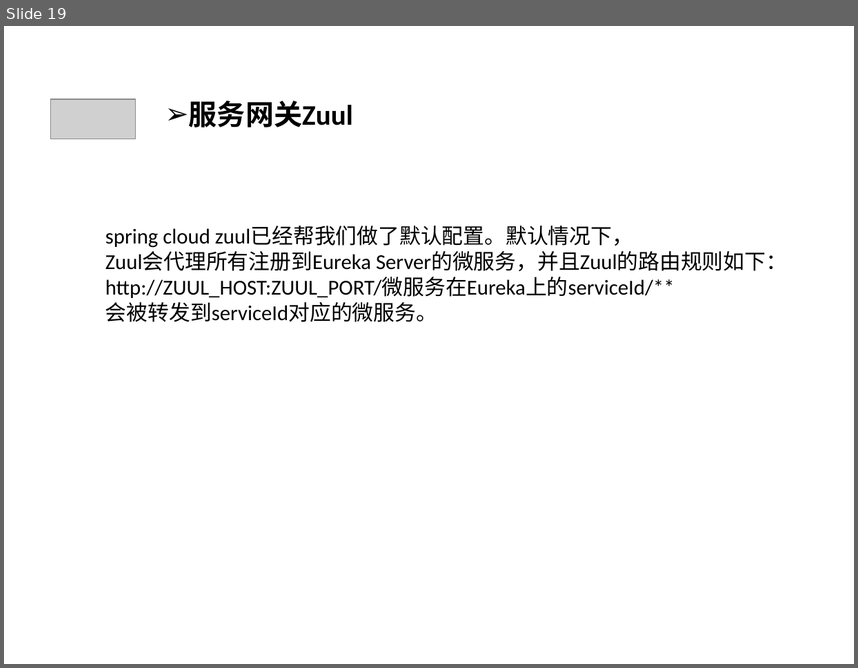
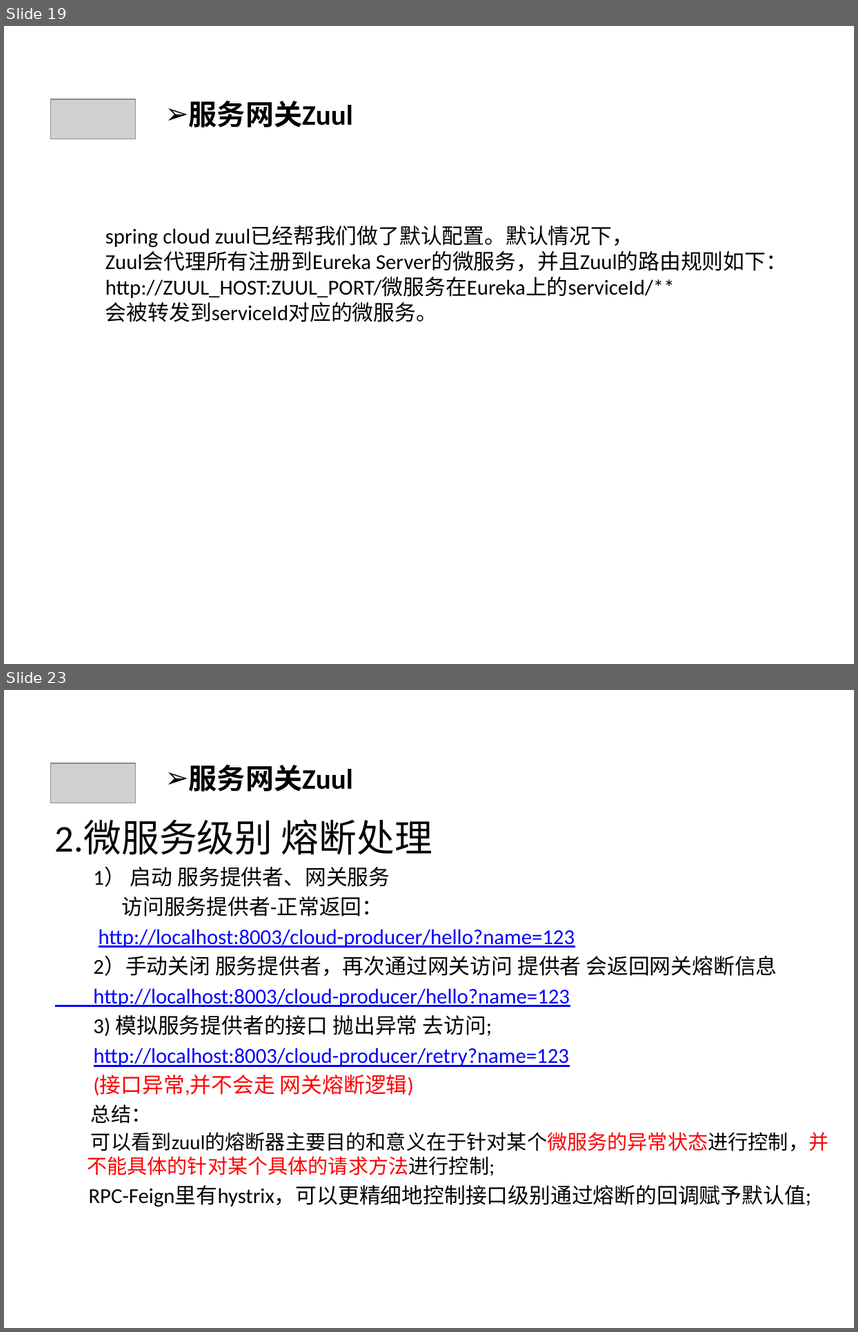
Before and after one commit to qbkken/spring_cloud, a slide deck: spring_cloud.ppt. Shown one above the other, each under a label of ours: slide 19 before the commit, slides 19 and 23 after it; the slides between them are not shown. The pictures are 858x668 and 858x1332 pixels, drawn with LibreOffice and Linux fonts; fonts in the diff are those of the drawing; grey boxes stand for pictures. Boxes give left, top, right and bottom in pixels: in the first picture for what was removed or moved away, otherwise in the second. Text is boxed around its words. In the diff, an @@ line names an element or a change of style, - is before the commit and + after.

```diff
--- a/spring_cloud.ppt
+++ b/spring_cloud.ppt
@@ slide 23 added at <box>4,690,854,1328</box>, background #CCE8CF @@
@@ picture added at <box>51,763,136,803</box> @@
@@ text added at <box>189,765,353,791</box>, 24 pt, text #000000, bold @@
+➢ 服务网关Zuul
@@ text added at <box>55,819,829,1207</box>, 18 pt, text #000000 @@
+2.微服务级别 熔断处理
+1） 启动 服务提供者、网关服务
+访问服务提供者-正常返回：
+http://localhost:8003/cloud-producer/hello?name=123
+2）手动关闭 服务提供者，再次通过网关访问 提供者 会返回网关熔断信息
+http://localhost:8003/cloud-producer/hello?name=123
+3) 模拟服务提供者的接口 抛出异常 去访问;
+http://localhost:8003/cloud-producer/retry?name=123
+(接口异常,并不会走 网关熔断逻辑)
+总结：
+可以看到zuul的熔断器主要目的和意义在于针对某个微服务的异常状态进行控制，并不能具体的针对某个具体的请求方法进行控制;
+RPC-Feign里有hystrix，可以更精细地控制接口级别通过熔断的回调赋予默认值;
```
Also in this commit, not shown: 4 slides changed, 7 other slides added, 2 slides removed, 6 other files.
